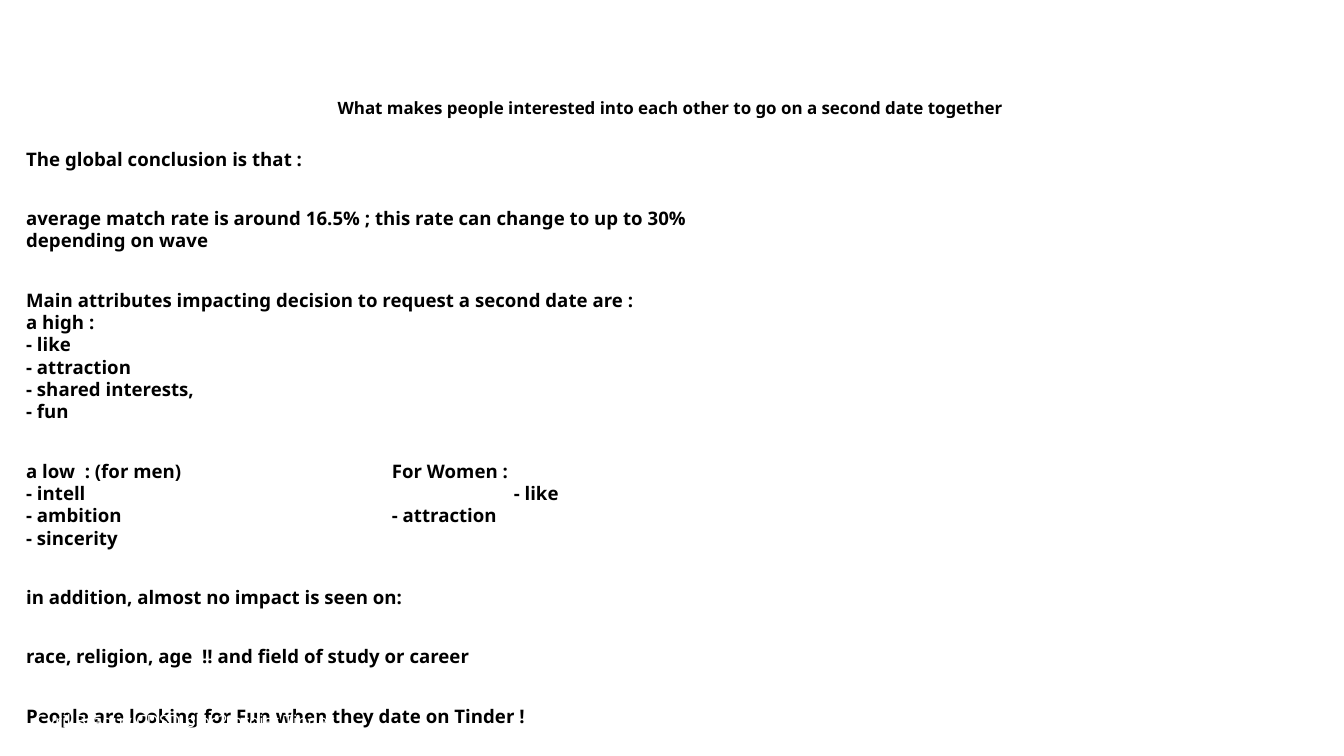
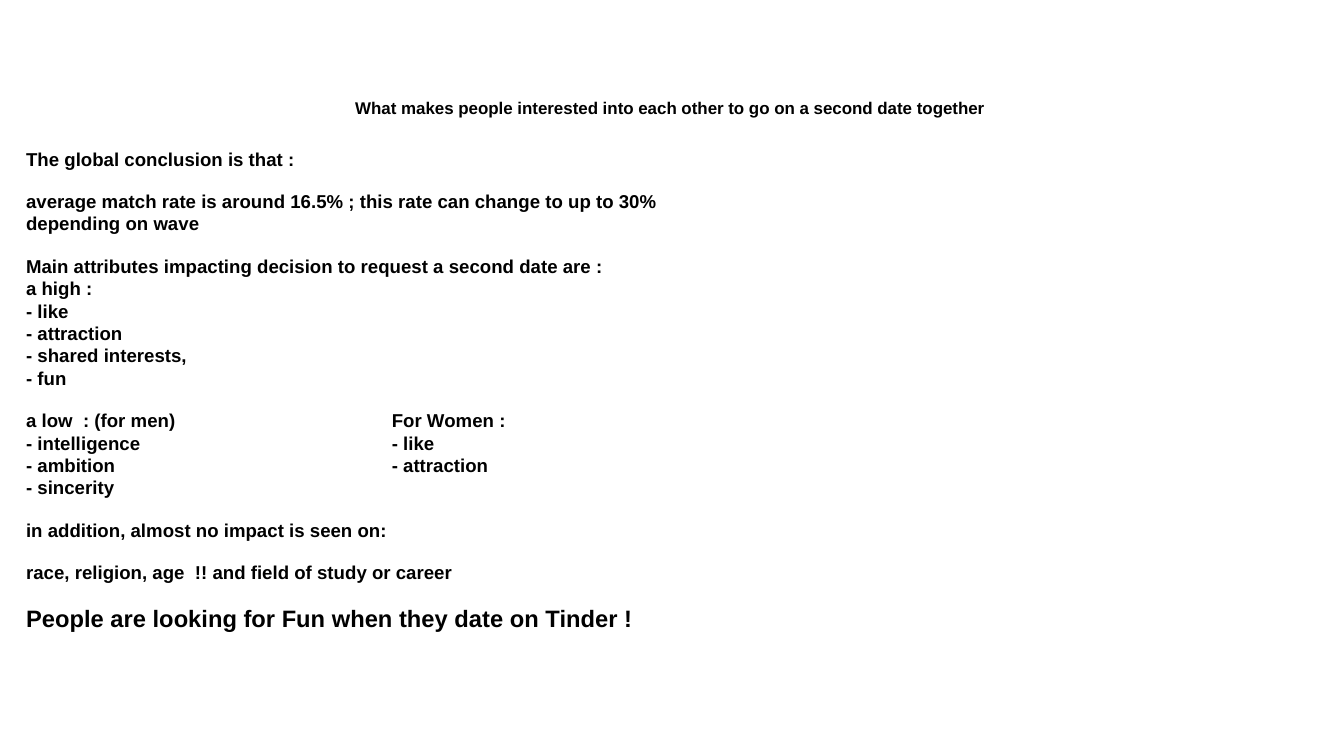
Before and after one commit to cyrilbraguy/Bl2_Tinder, a slide deck: slide 16 of doc/Braguy_CDSD_bl2_tinder.odp. Drawn at 1344x756 pixels with LibreOffice and Linux fonts; fonts in the diff are those of the drawing; background and template pictures are left out. Boxes give left, top, right and bottom in pixels: in the first picture for what was removed or moved away, otherwise in the second. Text is boxed around its words. In the diff, an @@ line names an element or a change of style, - is before the commit and + after.

```diff
--- a/doc/Braguy_CDSD_bl2_tinder.odp
+++ b/doc/Braguy_CDSD_bl2_tinder.odp
@@ text at box(26, 152, 656, 632): font Noto Sans to Arial in "The global conclusion is that :", "average match rate is around 16.5% ; ...", "Main attributes impacting decision to request a ...", "in addition, almost no impact is seen ..." and 2 more places; size 11 to 14 pt in "People are looking for Fun when they ..."; less space between paragraphs @@
@@ text at box(26, 413, 494, 472): text changed; font Noto Sans to Arial @@
-a low : (for men) For Women :
-- intell - like
-- ambition - attraction
-- sincerity
+a low : (for men) For Women :
+- intelligence - like
+- ambition - attraction
+- sincerity
@@ font Noto Sans to Arial in 3 elements at box(62, 0, 1272, 120), box(355, 101, 985, 118), box(24, 705, 368, 756) @@
```
Also in this commit, not shown: 15 other slides changed, 2 other files.
